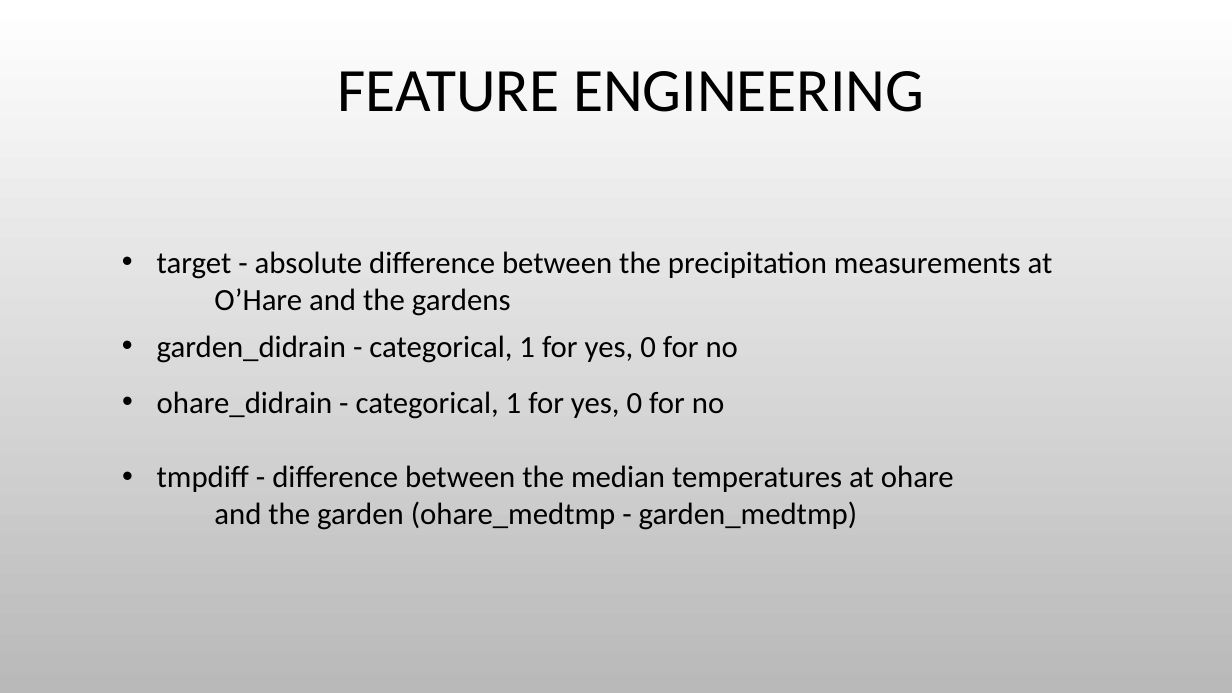
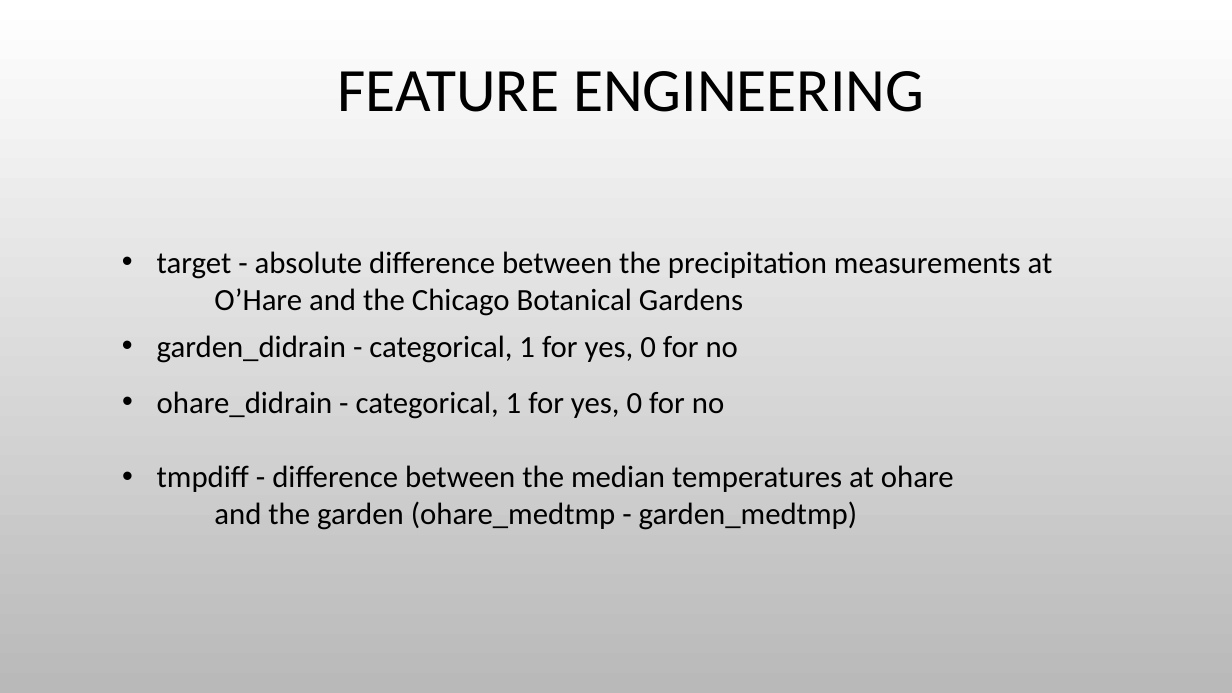
Before and after one commit to BlakeWallace/Lake_Michigan_Influences, a slide deck: slide 5 of slide_deck/Lake_Michigan_Influences.pptx. Drawn at 1232x693 pixels with LibreOffice and Linux fonts; fonts in the diff are those of the drawing; background and template pictures are left out. Boxes give left, top, right and bottom in pixels: in the first picture for what was removed or moved away, otherwise in the second. Text is boxed around its words. In the diff, an @@ line names an element or a change of style, - is before the commit and + after.

```diff
--- a/slide_deck/Lake_Michigan_Influences.pptx
+++ b/slide_deck/Lake_Michigan_Influences.pptx
@@ text at (214, 288, 743, 316): text changed @@
-O’Hare and the gardens
+O’Hare and the Chicago Botanical Gardens
```
Also in this commit, not shown: 1 other slide changed, 4 slides added, 2 slides removed, 4 other files.
